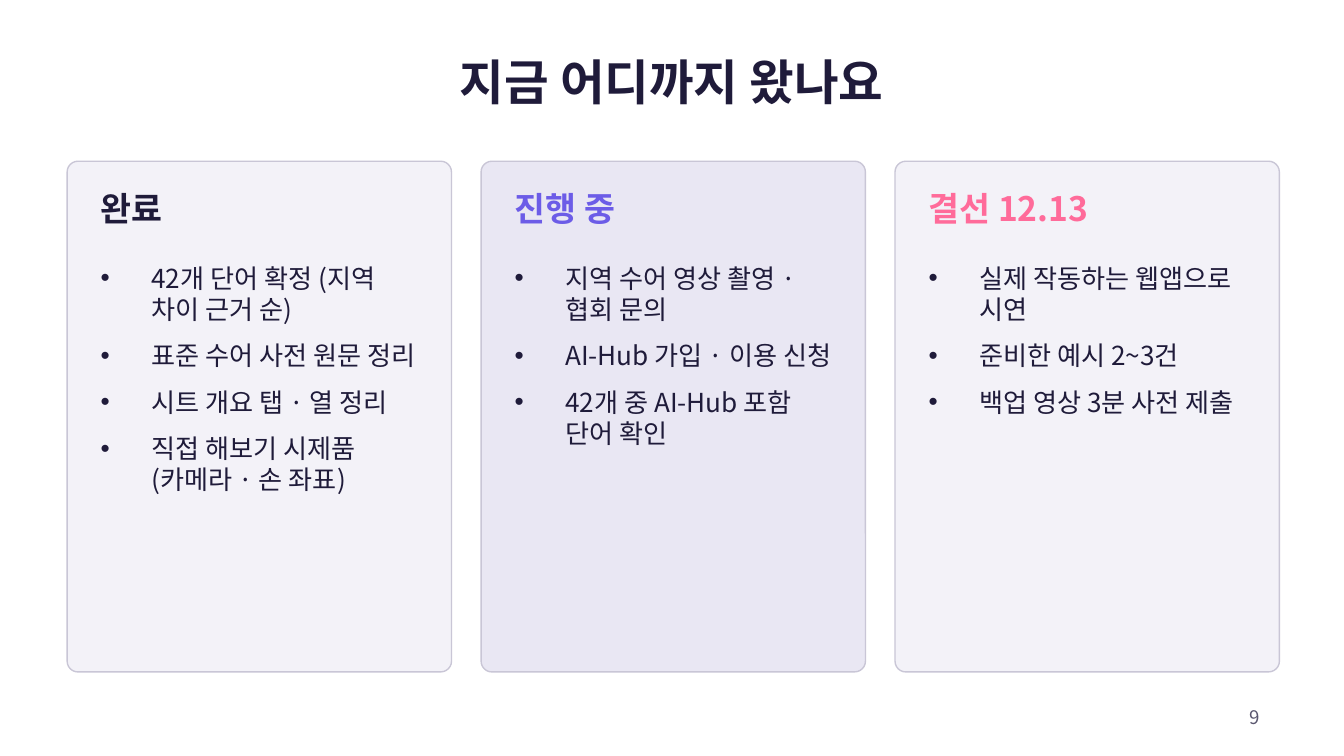
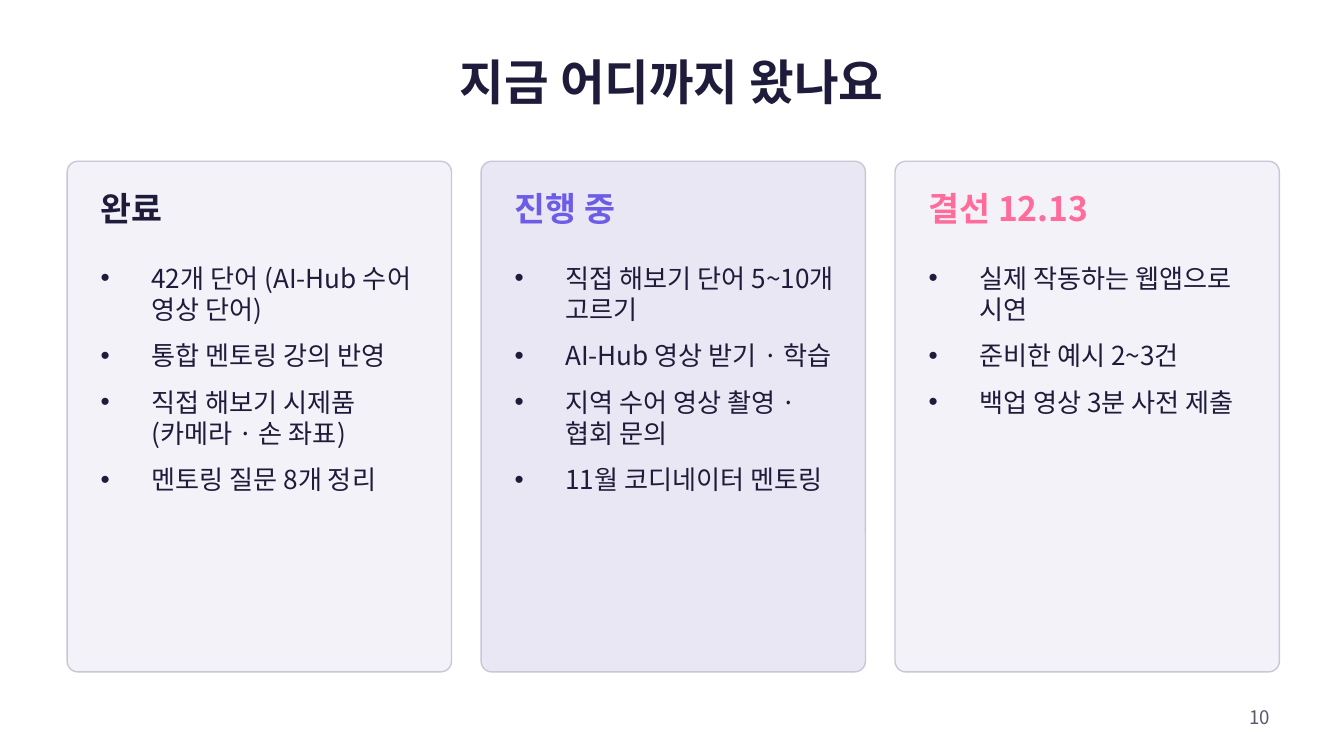
Before and after one commit to packsunjin/Graph, a slide deck: slide 10 of docs/sueo42-layout.pptx (slide 9 before the commit). Drawn at 1344x756 pixels with LibreOffice and Linux fonts; fonts in the diff are those of the drawing. Boxes give left, top, right and bottom in pixels: in the first picture for what was removed or moved away, otherwise in the second. Text is boxed around its words. In the diff, an @@ line names an element or a change of style, - is before the commit and + after.

```diff
--- a/docs/sueo42-layout.pptx
+++ b/docs/sueo42-layout.pptx
@@ text at [151, 266, 411, 367]: text changed @@
-• 42개 단어 확정 (지역 차이 근거 순)
-• 표준 수어 사전 원문 정리
-• 시트 개요 탭 · 열 정리
+• 42개 단어 (AI-Hub 수어 영상 단어)
+• 통합 멘토링 강의 반영
@@ text at [565, 266, 834, 367]: paragraphs added @@
+• 직접 해보기 단어 5~10개 고르기
+• AI-Hub 영상 받기 · 학습
@@ text at [151, 467, 376, 491]: paragraph added @@
+• 멘토링 질문 8개 정리
@@ text at [565, 467, 822, 491]: text changed @@
-• AI-Hub 가입 · 이용 신청
-• 42개 중 AI-Hub 포함 단어 확인
+• 11월 코디네이터 멘토링
@@ page number at [1250, 710, 1271, 724]: text changed @@
-9
+10
```
Also in this commit, not shown: 4 other slides changed, 1 slide added.
